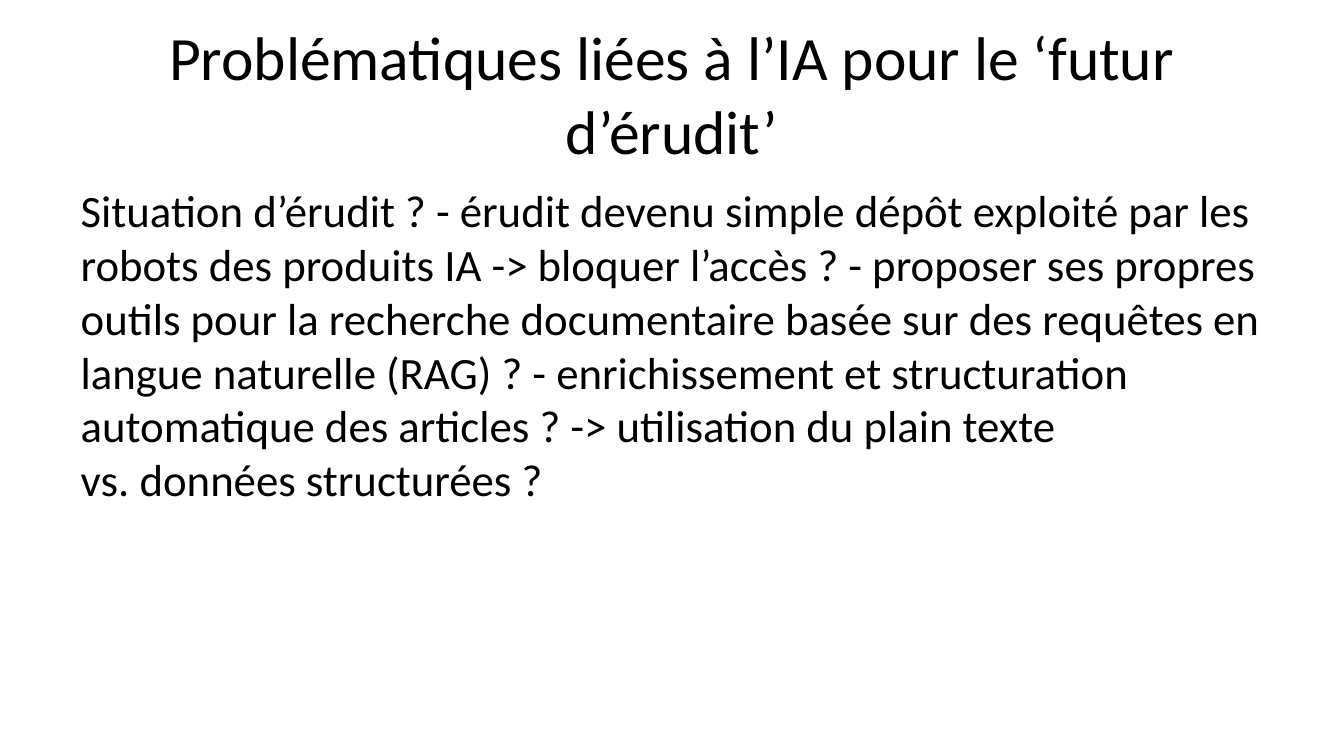
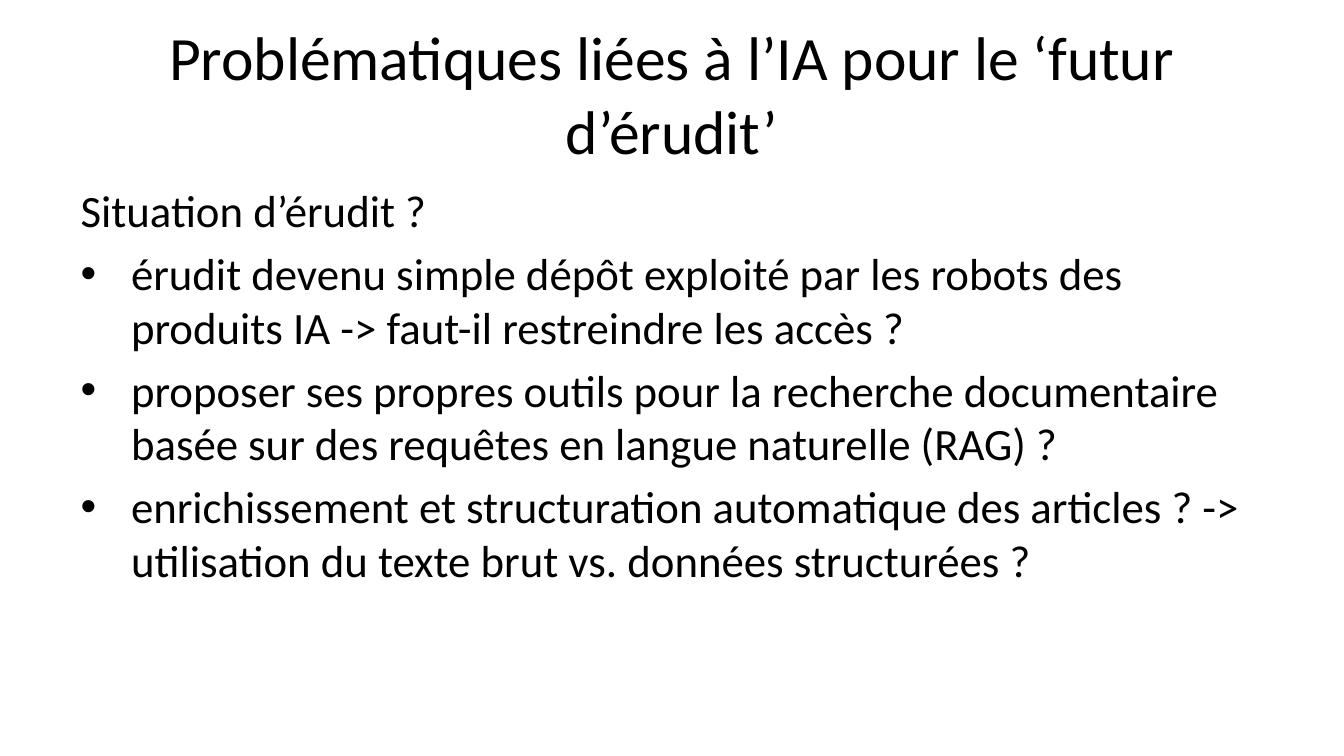
Before and after one commit to alexiaschn/blog, a slide deck: slide 5 of docs/slides/26-11-11_erudit.pptx (slide 7 before the commit). Drawn at 1344x756 pixels with LibreOffice and Linux fonts; fonts in the diff are those of the drawing. Boxes give left, top, right and bottom in pixels: in the first picture for what was removed or moved away, otherwise in the second. Text is boxed around its words. In the diff, an @@ line names an element or a change of style, - is before the commit and + after.

```diff
--- a/docs/slides/26-11-11_erudit.pptx
+++ b/docs/slides/26-11-11_erudit.pptx
@@ text at <box>81,195,1218,578</box>: text changed @@
-Situation d’érudit ? - érudit devenu simple dépôt exploité par les robots des produits IA -> bloquer l’accès ? - proposer ses propres outils pour la recherche documentaire basée sur des requêtes en langue naturelle (RAG) ? - enrichissement et structuration automatique des articles ? -> utilisation du plain texte vs. données structurées ?
+Situation d’érudit ?
+• érudit devenu simple dépôt exploité par les robots des produits IA -> faut-il restreindre les accès ?
+• proposer ses propres outils pour la recherche documentaire basée sur des requêtes en langue naturelle (RAG) ?
+• enrichissement et structuration automatique des articles ? -> utilisation du texte brut vs. données structurées ?
```
Also in this commit, not shown: 8 other slides changed, 3 slides added, 2 slides removed, 8 other files.
